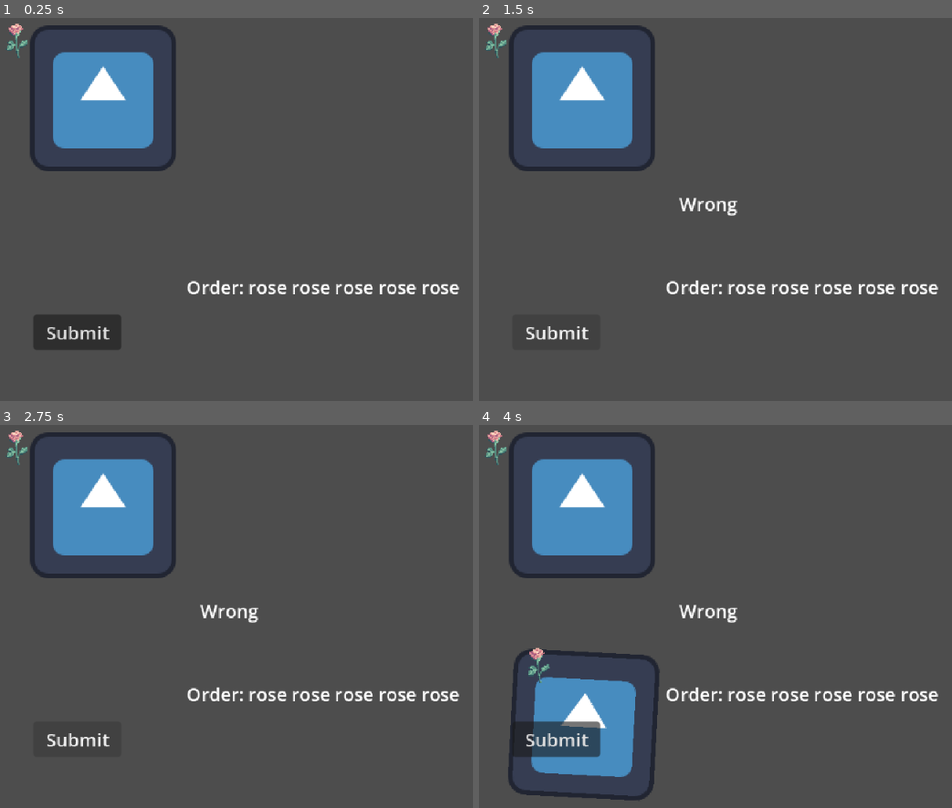
Above: before the commit, frames 1-4 (two rows, left to right).
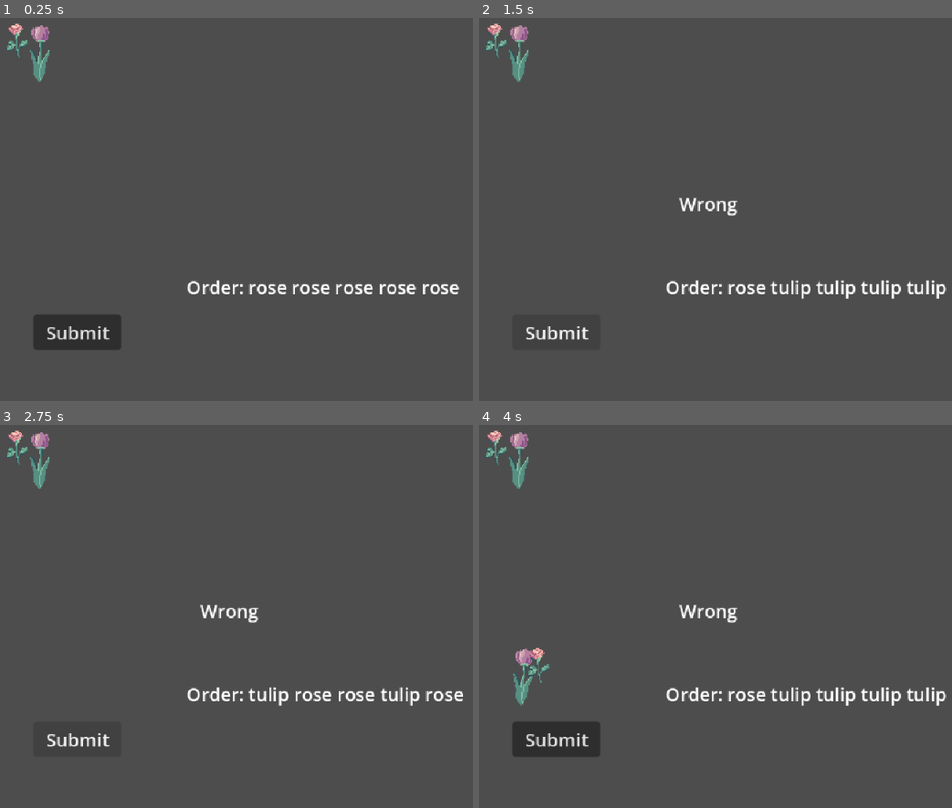
Above: after the commit, the same moments.

Repository: GoodGuyNoone/comfy-jam-spring-2026
Game: Godot game, scene res://scenes/main.tscn
Two runs of this game, one before a commit and one after it. Both use one fixed random seed, a clock stepped at 60 frames per second and the inputs below. The engine's default icon, where the game draws it, is replaced by a stand-in: a white triangle on a blue panel in a dark square.
Inputs (mouse positions are in pixels of both pictures, inside the frame that each line leads up to):
- Up to frame 1 (0.25 s): no input
- Up to frame 2 (1.5 s): click "Submit" at 0.5 s; click "Submit" at 1.25 s
- Up to frame 3 (2.75 s): click "Submit" at 2 s
- Up to frame 4 (4 s): tap Enter at 2.75 s; move the mouse to (521, 451) at 2.77 s; click (521, 451) at 2.92 s; move the mouse to (497, 447) at 3.52 s; click (497, 447) at 3.67 s

The runs differ from the first frame. In frame 1, 7.1% of the frame differs, in the area x 6-38%, y 1-40%; in frame 2, 7.8%; in frame 3, 7.9%; in frame 4, 15%, in the area x 6-99%, y 1-99%.

Commit message:
-minor fixes with core flow. -added placeholder for tulip

Diff:
--- a/scenes/main.tscn
+++ b/scenes/main.tscn
@@ -4,7 +4,7 @@
 [ext_resource type="Script" uid="uid://ce38d8wtub6wv" path="res://scripts/FlowerStand.gd" id="1_vcsgt"]
 [ext_resource type="Texture2D" uid="uid://s3dgee5vtutx" path="res://assets/aseprite/flowers/Rose.png" id="2_vcsgt"]
 [ext_resource type="Script" uid="uid://du4w4o8sp37a4" path="res://scripts/Vase.gd" id="3_c01mt"]
-[ext_resource type="Texture2D" uid="uid://76wepwwtpck1" path="res://icon.svg" id="3_nxtc6"]
+[ext_resource type="Texture2D" uid="uid://bgouwf7whugem" path="res://assets/aseprite/flowers/tulip.png" id="3_nxtc6"]
 [ext_resource type="Script" uid="uid://cfy5a3qojw0rf" path="res://scripts/GameManager.gd" id="4_nxtc6"]
 
 [node name="Main" type="Node2D" unique_id=1415871271]
--- a/scripts/GameManager.gd
+++ b/scripts/GameManager.gd
@@ -78,6 +78,7 @@
 		start_round()
 	else:
 		feedback_label.text = "Wrong"
+		start_round()
 
 
 func generate_order(count: int = 5) -> Array[StringName]:
Binary file changed: assets/aseprite/flowers/rose.aseprite
Binary file added: assets/aseprite/flowers/tulip.png
Not shown, added: assets/aseprite/flowers/tulip.png.import
